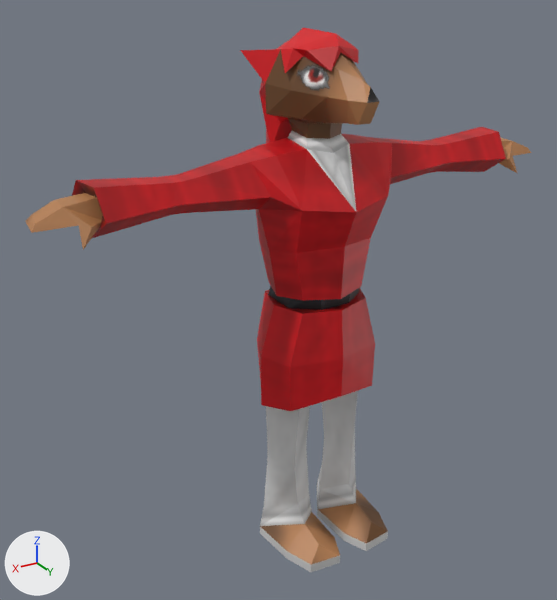
Two versions of the Blender file Resources/Models/Characters/player.blend, one commit apart.
Camera for both pictures: a camera (50 mm lens) standing at (1.084, 1.611, 1.558) and looking at (0.09, -0.046, 0.73). Arrows for +X, +Y and +Z are at lower left; the lights stay in place. The picture after the commit comes second.

In view in the first picture: 'HandRight_Open', 'Player' and 1 more.
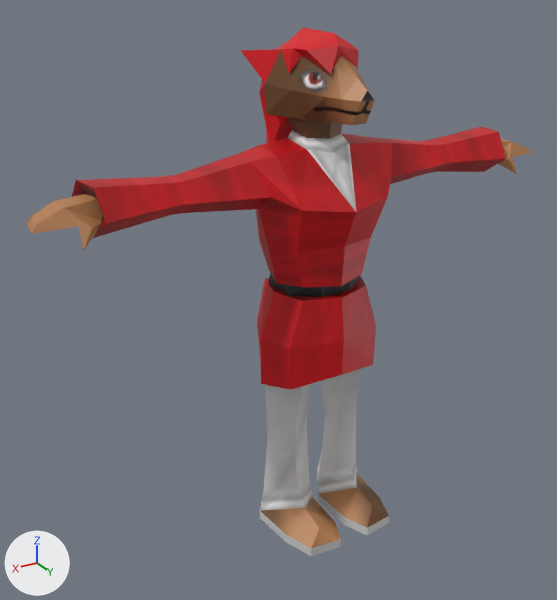
The newer file is also turned or shifted as a whole; pictures and numbers use the older file's frame.

Location of each change, [x1, y1, x2, y2] in pixels of the pictures (557 x 600 px; the box of a moved part takes in the faces that stretch with it):
'Player', reshaped: before [72, 27, 506, 572]; after [72, 27, 506, 556]
part 1 of me_player, added: after [314, 101, 371, 115]
part 2 of me_player, moved or reshaped: before [257, 238, 388, 572]; after [257, 238, 389, 556]
part 3 of me_player, moved or reshaped: before [265, 27, 380, 125]; after [265, 27, 375, 125]
part 4 of me_player, surface changed: [299, 70, 326, 90] in both

What the commit changed:
Picture 'player_mouth.png' (img_player_mouth_png) is new.
Material 'Mouth' (mat_mouth) is new.
Its texture is img_player_mouth_png (with its transparency).
me_player is used by ob_player; location (0.0, 0.0, 0.0).
me_player had 274 vertices, 309 faces and spanned x -0.613..0.613, y -0.183..0.22, z -0.005..1.425.
me_player now has 290 vertices, 319 faces and spans x -0.613..0.613, y -0.183..0.22, z 0.052..1.425.
me_player part 1: a new loose piece of 16 vertices spanning x -0.095..0.095, y 0.015..0.195, z 1.22..1.293, in mat_mouth (picture img_player_mouth_png).
Part 2, on me_player:
40 vertices in x -0.177..0.177, y -0.097..0.22, z -0.005..0.126 move by (0.0, 0.0, 0.057).
32 vertices in x -0.137..0.137, y -0.12..0.123, z 0.739..0.804 move by (0.0, 0.0, 0.036).
23 vertices in x -0.177..0.177, y -0.092..0.133, z 0.243..0.491 move by (0.0, 0.0, 0.067).
12 vertices in x -0.161..0.161, y -0.075..0.086, z 0.533..0.631 move by (0.0, 0.0, 0.022).
8 vertices in x -0.177..0.177, y -0.134..0.137, z 0.6..0.627 move by (0.0, 0.0, 0.053).
5 vertices move from x -0.078..0.078, y -0.119..0.014, z 0.485..0.633 to x -0.089..0.089, y -0.119..0.014, z 0.551..0.655.
Part 3, on me_player:
23 vertices in x -0.095..0.095, y 0.019..0.113, z 1.22..1.418 move by (0.0, -0.004, 0.0).
16 vertices move from x -0.107..0.104, y -0.005..0.215, z 1.224..1.38 to x -0.095..0.093, y -0.005..0.194, z 1.22..1.375.
me_player part 4: 10 kept faces spanning x -0.161..0.161, y -0.075..0.109, z 0.555..1.37 get new texture (UV) coordinates.
me_player gains material mat_mouth (picture img_player_mouth_png).
